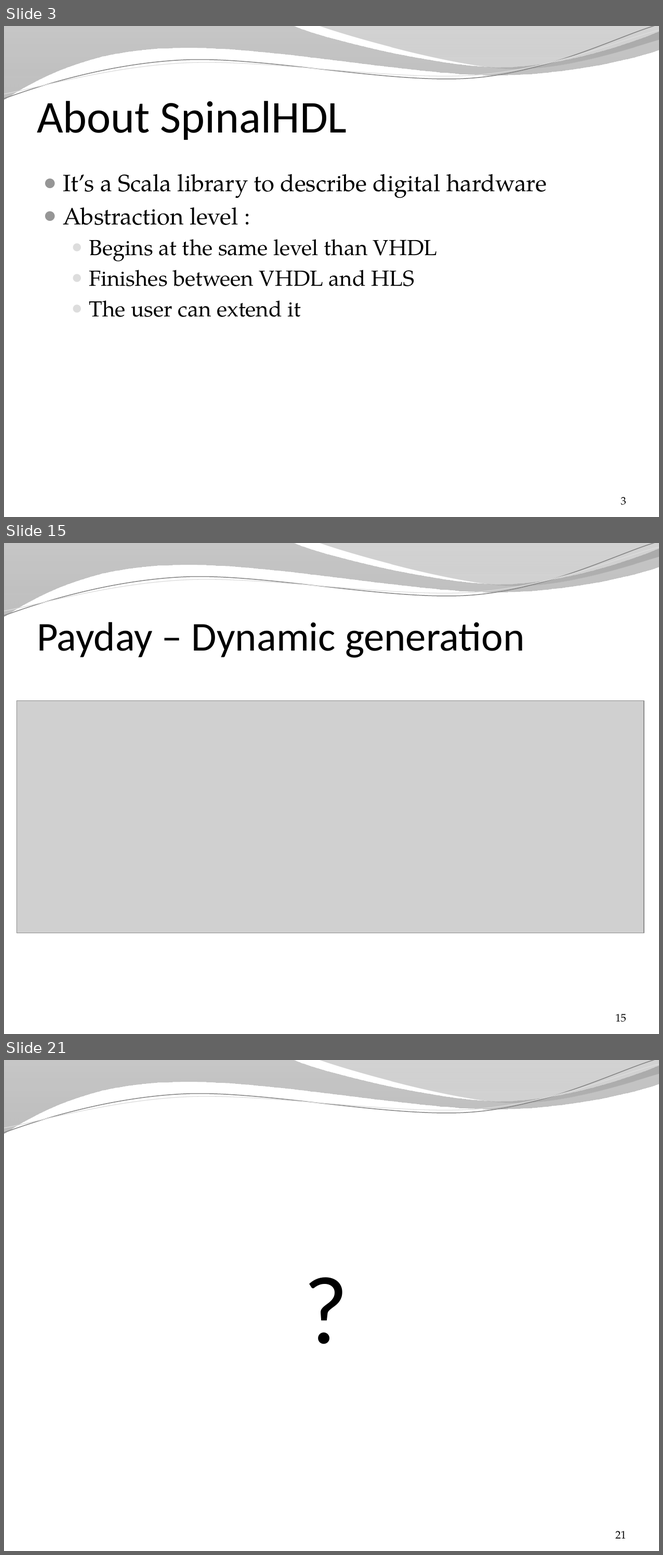
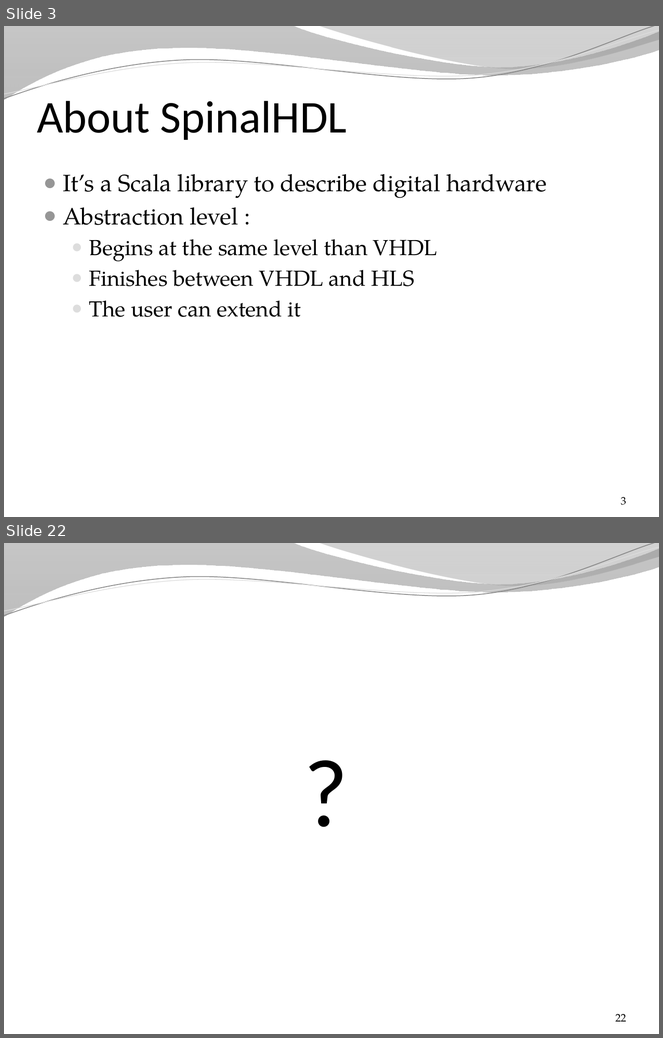
Before and after one commit to SpinalHDL/SpinalDoc, a slide deck: presentation/en/changes_arguments.pptx. Shown one above the other, each under a label of ours: slides 3, 15 and 21 before the commit, slides 3 and 22 after it; the slides between them are not shown. The pictures are 663x1555 and 663x1038 pixels, drawn with LibreOffice and Linux fonts; fonts in the diff are those of the drawing; grey boxes stand for pictures; background and template pictures are left out. Boxes give left, top, right and bottom in pixels: in the first picture for what was removed or moved away, otherwise in the second. Text is boxed around its words. In the diff, an @@ line names an element or a change of style, - is before the commit and + after.

```diff
--- a/presentation/en/changes_arguments.pptx
+++ b/presentation/en/changes_arguments.pptx
@@ slide 15 removed at [4,543,659,1034], background picture (left out); not listed: 4 template elements that a slide beside it also shows @@
@@ title removed at [37,622,525,658] @@
-Payday – Dynamic generation
@@ picture removed at [17,701,644,933] @@
@@ page number removed at [616,1014,626,1022] @@
-15
@@ what was slide 21 is now slide 22 @@
@@ page number at [616,1014,626,1022]: text changed @@
-21
+22
```
Also in this commit, not shown: 17 slides changed, 3 slides added, 3 other files.
